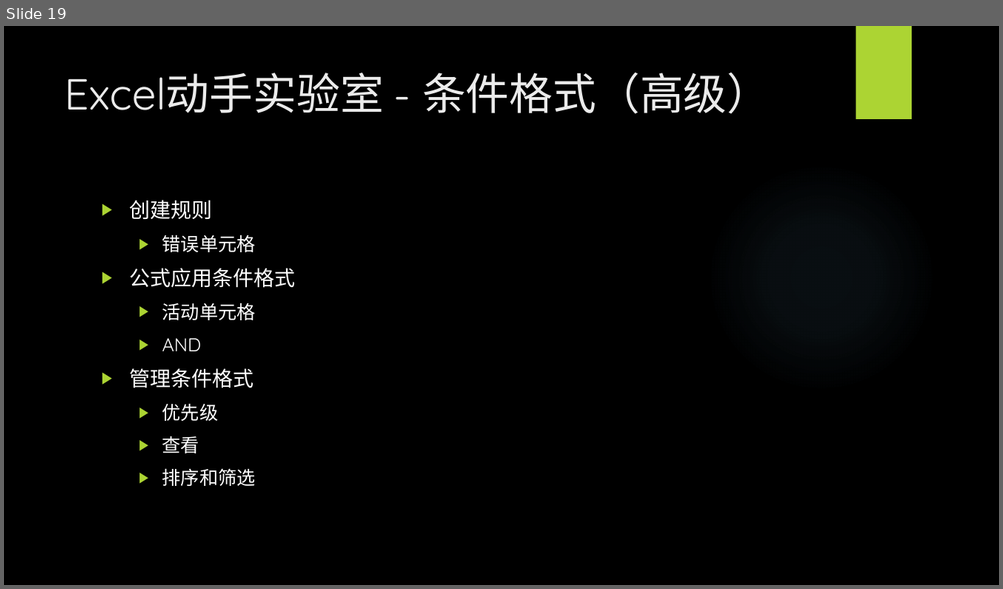
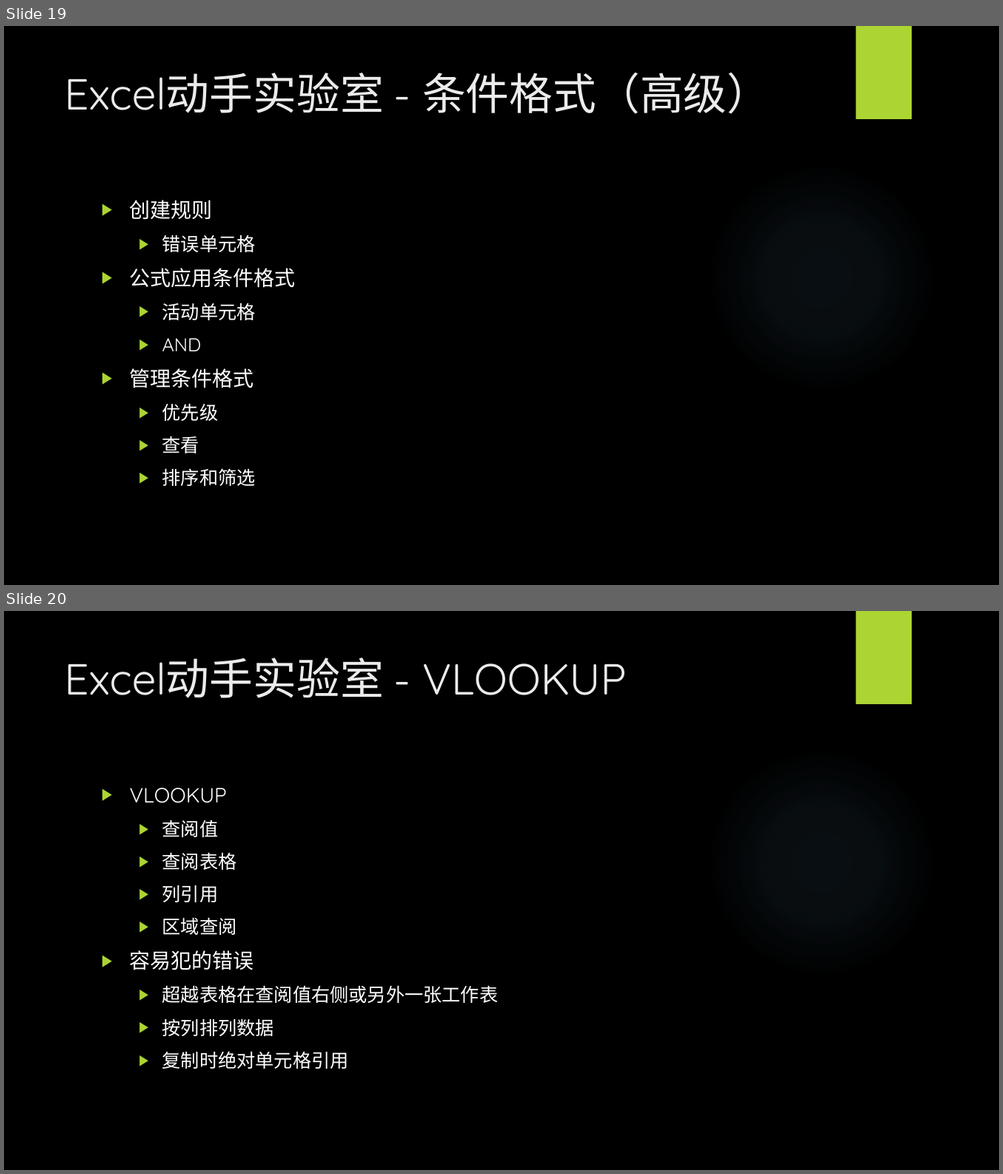
Before and after one commit to BigEgg/OfficeTraining, a slide deck: Excel动手实验室.pptx. Shown one above the other, each under a label of ours: slide 19 before the commit, slides 19 and 20 after it. The pictures are 1003x589 and 1003x1174 pixels, drawn with LibreOffice and Linux fonts; fonts in the diff are those of the drawing; background and template pictures are left out. Boxes give left, top, right and bottom in pixels: in the first picture for what was removed or moved away, otherwise in the second. Text is boxed around its words. In the diff, an @@ line names an element or a change of style, - is before the commit and + after.

Commit message:
Complete the "VLOOKUP function"

```diff
--- a/Excel动手实验室.pptx
+++ b/Excel动手实验室.pptx
@@ slide 20 added at [4, 611, 999, 1170], background picture (left out); not listed: 2 template elements that a slide beside it also shows @@
@@ title added at [64, 658, 626, 698], 42 pt, text #EBEBEB @@
+Excel动手实验室 - VLOOKUP
@@ text added at [130, 788, 498, 1069], 18 pt, text #FFFFFF @@
+▶ VLOOKUP
+  ▶ 查阅值
+  ▶ 查阅表格
+  ▶ 列引用
+  ▶ 区域查阅
+▶ 容易犯的错误
+  ▶ 超越表格在查阅值右侧或另外一张工作表
+  ▶ 按列排列数据
+  ▶ 复制时绝对单元格引用
```
Also in this commit, not shown: 1 other slide added, 1 other file.
